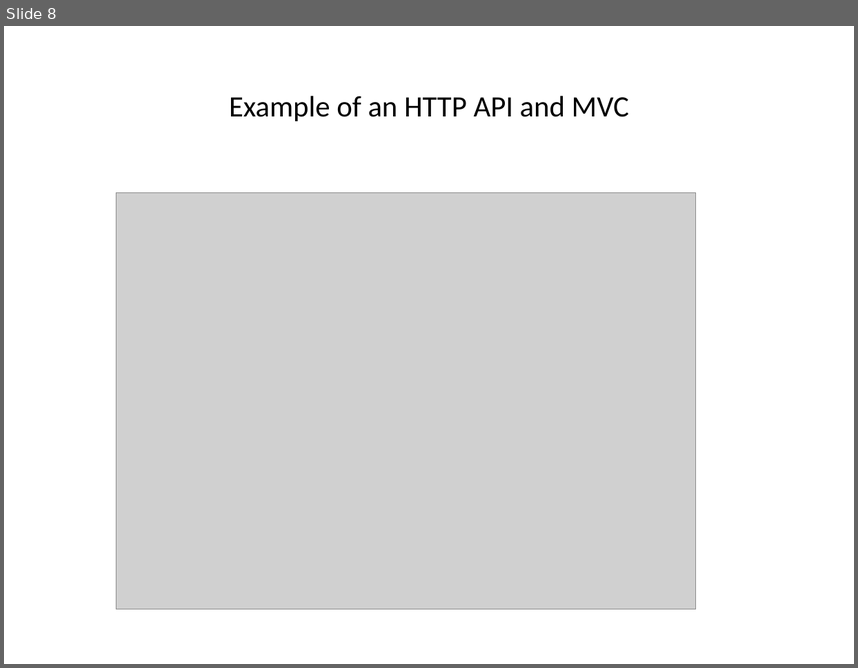
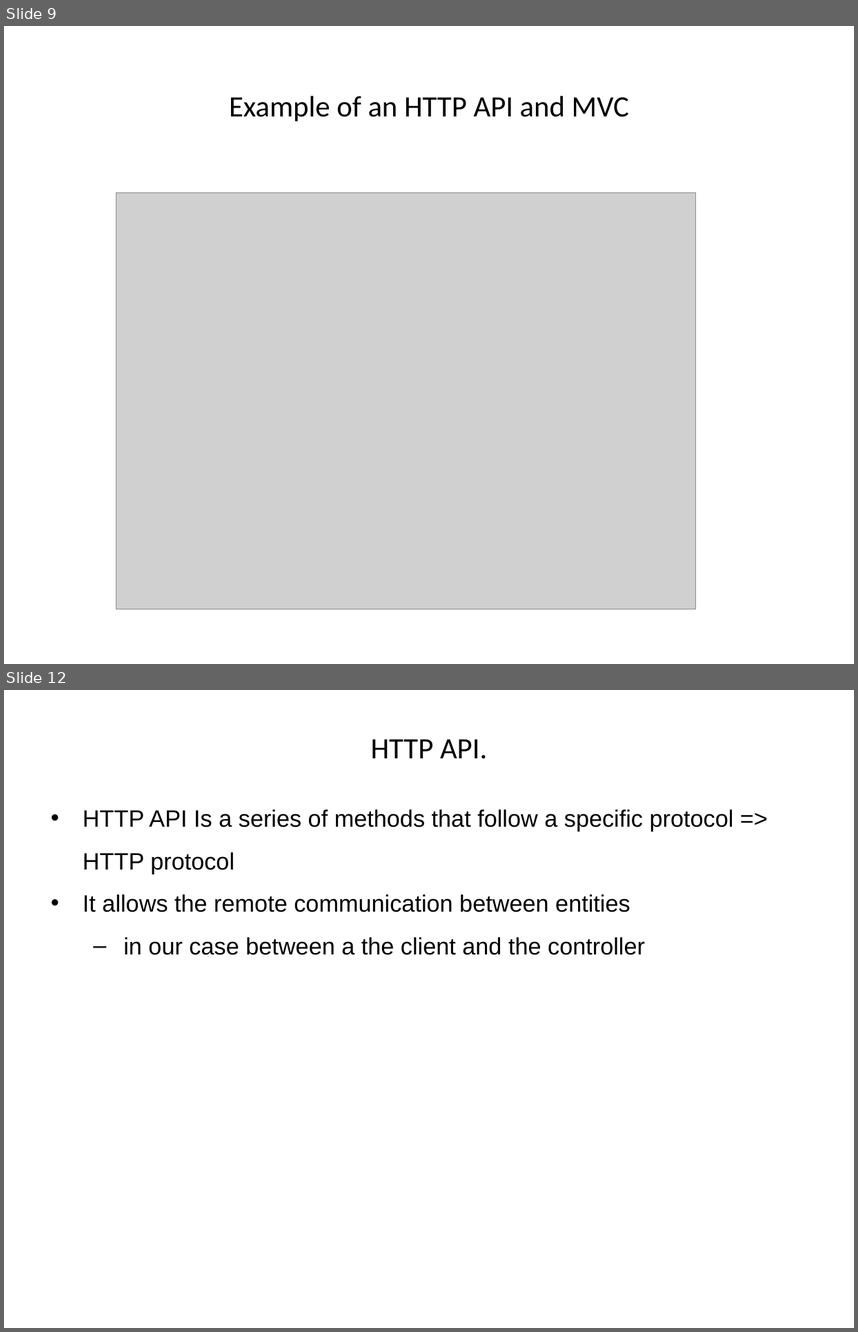
Before and after one commit to hogeschool/Development-5, a slide deck: Lectures/Lecture3/lesson3.pptx. Shown one above the other, each under a label of ours: slide 8 before the commit, slides 9 and 12 after it; the slides between them are not shown. The pictures are 858x668 and 858x1332 pixels, drawn with LibreOffice and Linux fonts; fonts in the diff are those of the drawing; grey boxes stand for pictures. Boxes give left, top, right and bottom in pixels: in the first picture for what was removed or moved away, otherwise in the second. Text is boxed around its words. In the diff, an @@ line names an element or a change of style, - is before the commit and + after.

```diff
--- a/Lectures/Lecture3/lesson3.pptx
+++ b/Lectures/Lecture3/lesson3.pptx
@@ slide 12 added at (x1=4, y1=690, x2=854, y2=1328), background #FFFFFF @@
@@ title added at (x1=371, y1=739, x2=487, y2=759), 25 pt, text #000000 @@
+HTTP API.
@@ text added at (x1=83, y1=809, x2=734, y2=955), 20 pt, text #000000 @@
+• HTTP API Is a series of methods that follow a specific protocol => HTTP protocol
+• It allows the remote communication between entities
+  – in our case between a the client and the controller
@@ what was slide 8 is now slide 9 @@
```
Also in this commit, not shown: 9 slides changed, 7 other slides added, 2 other files.
